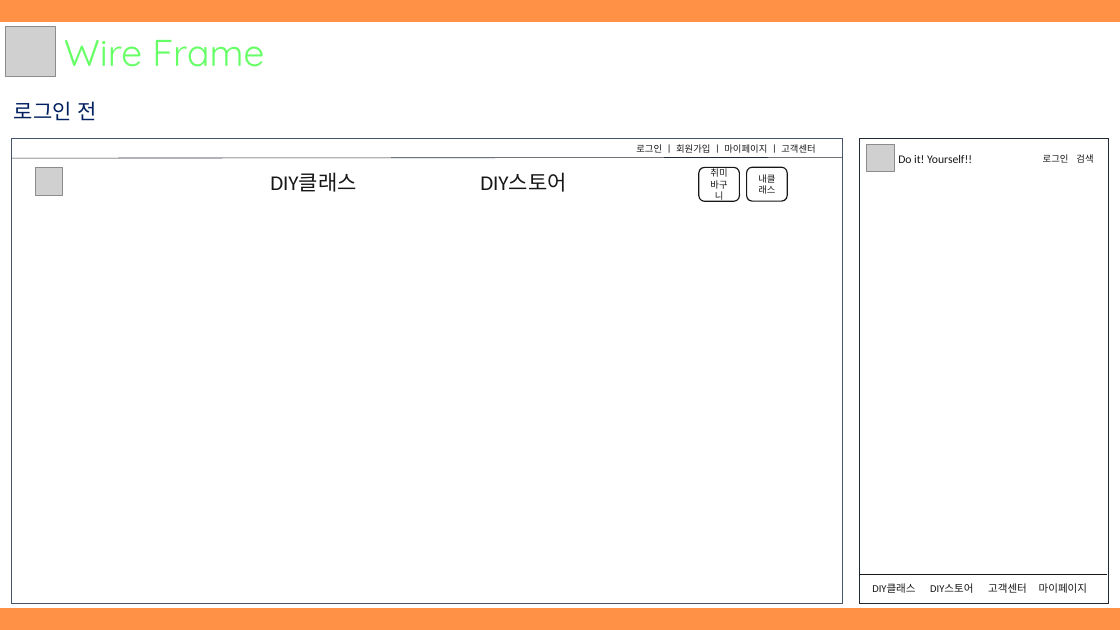
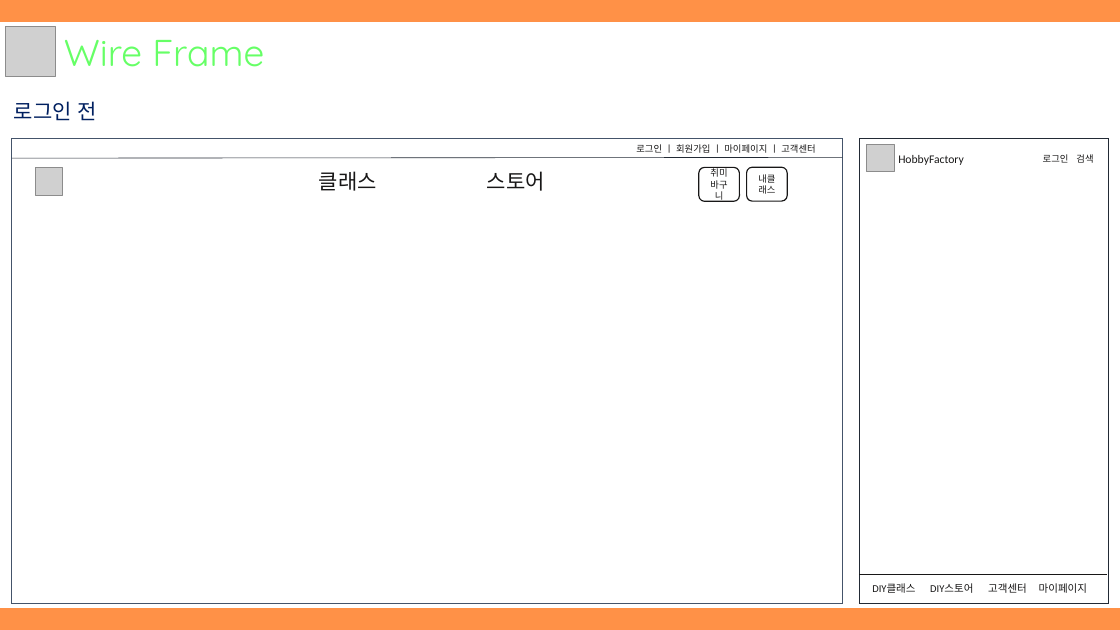
Before and after one commit to hhsw07/ezen-academy-projects, a slide deck: slide 7 of WebContent/발표자료/1차/3조 원데이클래스.pptx. Drawn at 1120x630 pixels with LibreOffice and Linux fonts; fonts in the diff are those of the drawing; grey boxes stand for pictures. Boxes give left, top, right and bottom in pixels: in the first picture for what was removed or moved away, otherwise in the second. Text is boxed around its words. In the diff, an @@ line names an element or a change of style, - is before the commit and + after.

```diff
--- a/WebContent/발표자료/1차/3조 원데이클래스.pptx
+++ b/WebContent/발표자료/1차/3조 원데이클래스.pptx
@@ text removed at <box>270,172,566,192</box> @@
-DIY클래스 DIY스토어
@@ text added at <box>319,171,545,191</box>, 18 pt, text #181717 @@
+클래스 스토어
@@ text at <box>898,155,964,165</box>: text changed @@
-Do it! Yourself!!
+HobbyFactory
```
Also in this commit, not shown: 9 other slides changed.
